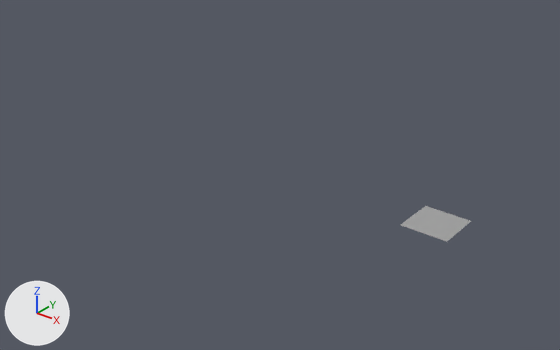
An edit to the Blender file assets/blender/g10_base_geometry.blend, drawn before and after from the same camera.
Before and after are seen from a 50 mm camera at (35.6, -24.2, 14.7) aimed at (15.5, 1.0, -0.9). Arrows for +X, +Y and +Z are at lower left; the lights stay in place. The picture after the commit comes second.
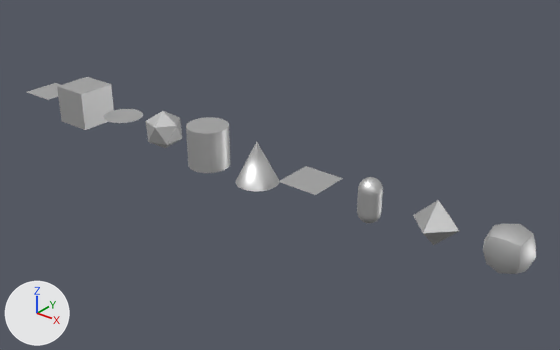
Pixel boxes (x1, y1, x2, y2) of what changed, in the pictures (560 x 350 px):
```json
{"object": "cube", "change": "shown", "after": [57, 77, 114, 130]}
{"object": "grid", "change": "moved", "before": [401, 206, 471, 242], "after": [278, 166, 343, 195]}
{"object": "cylinder", "change": "shown", "after": [186, 117, 230, 173]}
{"object": "quadsphere", "change": "shown", "after": [483, 224, 536, 274]}
{"object": "cone", "change": "shown", "after": [235, 142, 279, 191]}
{"object": "octahedron", "change": "shown", "after": [413, 200, 459, 245]}
{"object": "icosphere", "change": "shown", "after": [146, 111, 183, 148]}
{"object": "capsule", "change": "shown", "after": [357, 177, 383, 223]}
{"object": "circle", "change": "shown", "after": [104, 109, 143, 123]}
{"object": "plane", "change": "shown", "after": [27, 83, 61, 100]}
```

Scene script edits in JSON lines:
```json
{"op": "remove", "block": "ob_plane", "code": "ob_plane.hide_set(True)"}
{"op": "remove", "block": "ob_cube", "code": "ob_cube.hide_set(True)"}
{"op": "remove", "block": "ob_circle", "code": "ob_circle.hide_set(True)"}
{"op": "remove", "block": "ob_icosphere", "code": "ob_icosphere.hide_set(True)"}
{"op": "set", "path": "ob_icosphere.location", "old": "(12.0, 0.0, 0.0)", "new": "(9.0, 0.0, 0.0)"}
{"op": "remove", "block": "ob_cylinder", "code": "ob_cylinder.hide_set(True)"}
{"op": "set", "path": "ob_cylinder.location", "old": "(15.0, 0.0, 0.0)", "new": "(12.0, 0.0, 0.0)"}
{"op": "remove", "block": "ob_cone", "code": "ob_cone.hide_set(True)"}
{"op": "set", "path": "ob_cone.location", "old": "(18.0, 0.0, 0.0)", "new": "(15.0, 0.0, 0.0)"}
{"op": "remove", "block": "ob_capsule", "code": "ob_capsule.hide_set(True)"}
{"op": "set", "path": "ob_capsule.location", "old": "(27.0, 0.0, 0.0)", "new": "(21.0, 0.0, 0.0)"}
{"op": "remove", "block": "ob_octahedron", "code": "ob_octahedron.hide_set(True)"}
{"op": "set", "path": "ob_octahedron.location", "old": "(33.0, 0.0, 0.0)", "new": "(24.0, 0.0, 0.0)"}
{"op": "remove", "block": "ob_quadsphere", "code": "ob_quadsphere.hide_set(True)"}
{"op": "set", "path": "ob_quadsphere.location", "old": "(36.0, 0.0, 0.0)", "new": "(27.0, 0.0, 0.0)"}
{"op": "set", "path": "ob_grid.location", "old": "(24.0, 0.0, 0.0)", "new": "(18.0, 0.0, 0.0)"}
```
